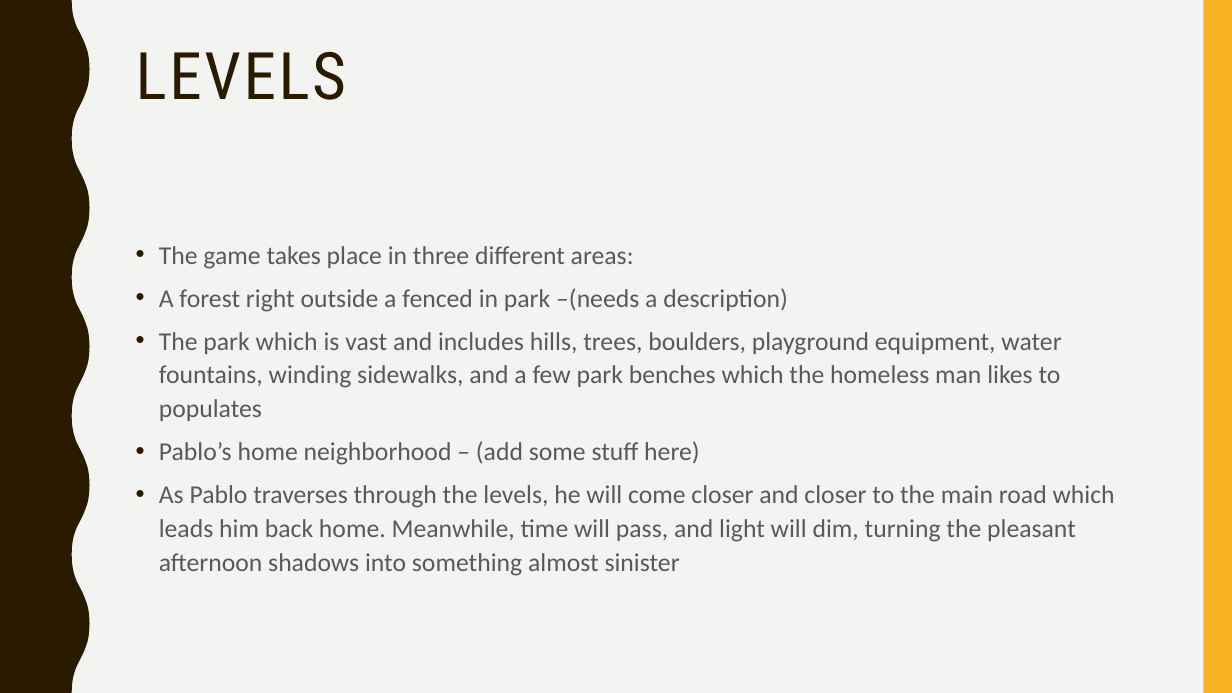
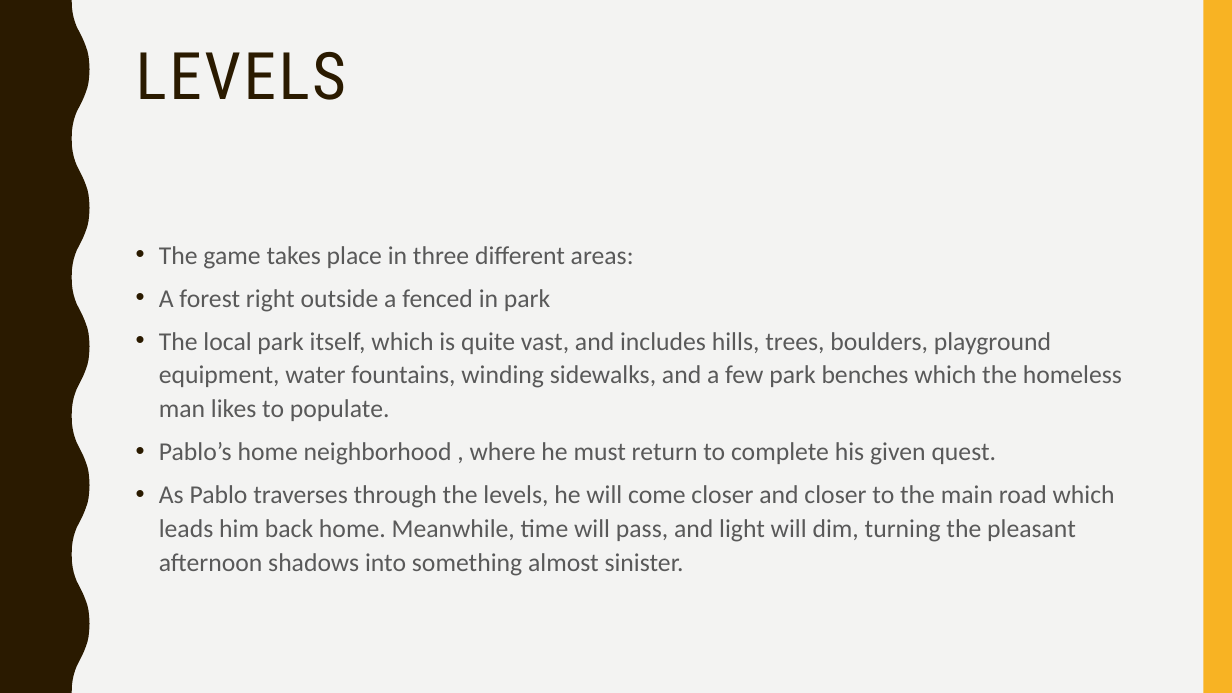
Before and after one commit to LeopoldFrilot/Before-Dark-Repo, a slide deck: slide 5 of VGD_Presentation.pptx. Drawn at 1232x693 pixels with LibreOffice and Linux fonts; fonts in the diff are those of the drawing. Boxes give left, top, right and bottom in pixels: in the first picture for what was removed or moved away, otherwise in the second. Text is boxed around its words. In the diff, an @@ line names an element or a change of style, - is before the commit and + after.

Commit message:
presentation update, almost done

```diff
--- a/VGD_Presentation.pptx
+++ b/VGD_Presentation.pptx
@@ text at [159, 289, 1122, 576]: text changed @@
-• A forest right outside a fenced in park –(needs a description)
-• The park which is vast and includes hills, trees, boulders, playground equipment, water fountains, winding sidewalks, and a few park benches which the homeless man likes to populates
-• Pablo’s home neighborhood – (add some stuff here)
-• As Pablo traverses through the levels, he will come closer and closer to the main road which leads him back home. Meanwhile, time will pass, and light will dim, turning the pleasant afternoon shadows into something almost sinister
+• A forest right outside a fenced in park
+• The local park itself, which is quite vast, and includes hills, trees, boulders, playground equipment, water fountains, winding sidewalks, and a few park benches which the homeless man likes to populate.
+• Pablo’s home neighborhood , where he must return to complete his given quest.
+• As Pablo traverses through the levels, he will come closer and closer to the main road which leads him back home. Meanwhile, time will pass, and light will dim, turning the pleasant afternoon shadows into something almost sinister.
```
Also in this commit, not shown: 3 other slides changed, 3 slides added, 1 slide removed.
